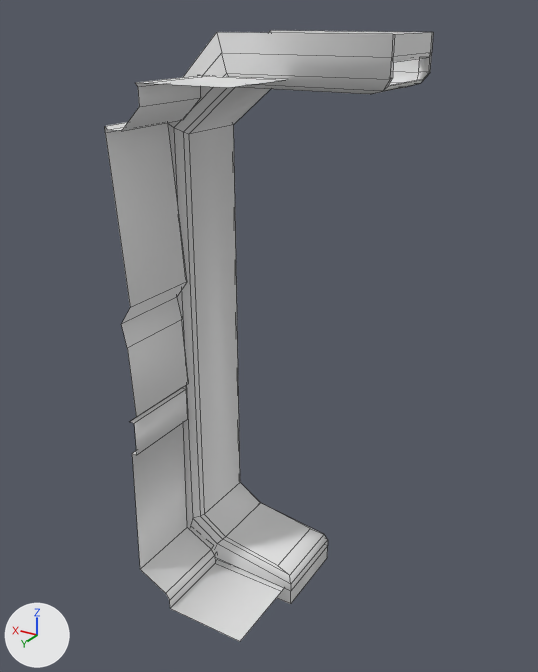
The FBX model Assets/Geometry/Environment/Corridor_kit/Corridor_Pillars_Mid.fbx: old version first, new version second.
Camera for both pictures: a camera (50 mm lens) standing at (-1.8, 2.68, 3.27) and looking at (0.14, -0.56, 1.65). Lighting does not change. The marker at lower left points along +X, +Y and +Z. Mesh edges are drawn as thin lines. Where no turn or scale is listed for an object, it has been applied to the vertices.

The first picture shows 'Corridor_Pillars_Mid'.
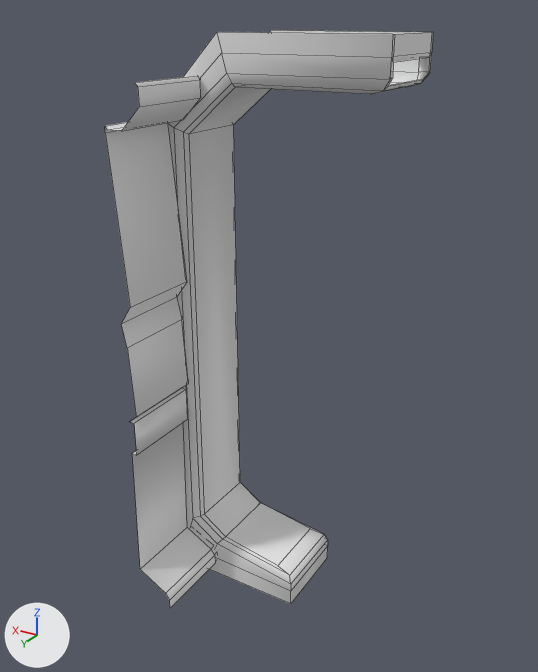
The newer file is also turned or shifted as a whole; pictures and numbers use the older file's frame.

What differs and where, as boxes [x1, y1, x2, y2] in the pictures (538 x 672 px):
```json
{"object": "Corridor_Pillars_Mid", "change": "reshaped", "before": [105, 30, 433, 641], "after": [105, 30, 433, 608]}
{"part": 1, "of": "me_plane_005", "change": "deleted", "before": [170, 561, 284, 641]}
{"part": 2, "of": "me_plane_005", "change": "deleted", "before": [135, 75, 287, 88]}
```

Scene script edits in JSON lines:
```json
{"block": "me_plane_005", "where": "me_plane_005.from_pydata(...)  # 142 vertices, 109 faces; spans x -0.5..0.81, y -1.0..0.0, z -0.1..3.2"}
{"block": "me_plane_005", "where": "# used by ob_corridor_pillars_mid; location = (0.0, 0.0, 0.0)"}
{"block": "me_plane_005", "where": "# verts and faces of me_plane_005; kept vertices keep their numbers, new ones are numbered from 142"}
{"block": "me_plane_005", "where": "# before: 42 (0.5, -0.47, 0.0) at pixel (215, 563), 52 (0.5, 0.0, 0.0) at pixel (170, 608), 71 (0.0, 0.0, 0.0) at pixel (240, 641), 90 (0.51, -0.51, 0.0), 103 (0.0, -0.47, 0.0) at pixel (281, 591)"}
{"block": "me_plane_005", "where": "# before: 121 (0.0, -0.52, 0.0)"}
{"block": "me_plane_005", "where": "# before: 53 (0.5, 0.0, 3.0) at pixel (134, 82), 65 (0.45, 0.0, 3.0) at pixel (144, 83), 70 (0.0, 0.0, 3.0) at pixel (228, 87), 72 (0.01, -0.51, 3.0) at pixel (288, 79), 77 (0.46, -0.51, 3.0)"}
{"block": "me_plane_005", "where": "# before: 89 (0.53, -0.51, 3.0) at pixel (197, 75), 97 (0.45, -0.47, 3.0) at pixel (206, 76), 98 (0.0, -0.47, 3.0) at pixel (285, 80), 105 (0.5, -0.47, 3.0) at pixel (197, 75)"}
{"block": "me_plane_005", "change": "me_plane_005 part 1"}
{"op": "add", "block": "me_plane_005", "code": "delete_vertices([71, 103, 121])  # with the faces that use them"}
{"block": "me_plane_005", "change": "me_plane_005 part 2"}
{"op": "add", "block": "me_plane_005", "code": "delete_vertices([65, 70, 72, 77, 97, 98])  # with the faces that use them"}
```
